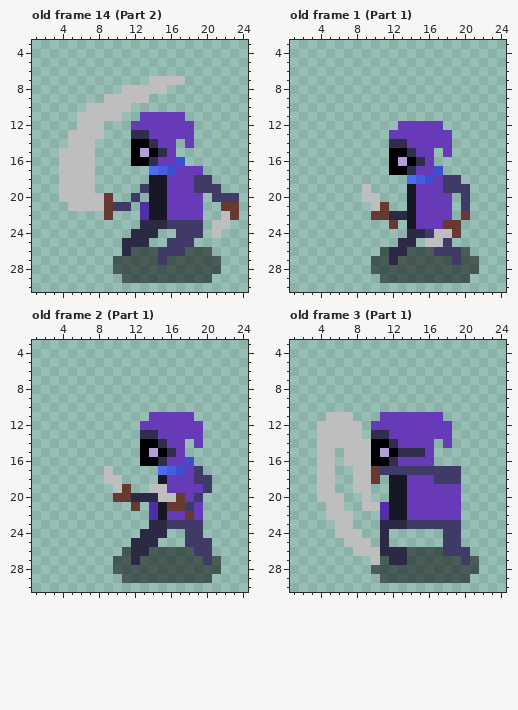
Pixel-art file -- Assets/Sprites/Asperite files/BasicAttack.aseprite. This is how it looked before the edit.
32x32 pixels, 24 frames. Shown: old frame 14 (Part 2): x 1..24, y 3..30; old frame 1 (Part 1): x 1..24, y 3..30; old frame 2 (Part 1): x 1..24, y 3..30; old frame 3 (Part 1): x 1..24, y 3..30. The commit also changed other frames, which this record leaves out.
After the commit:
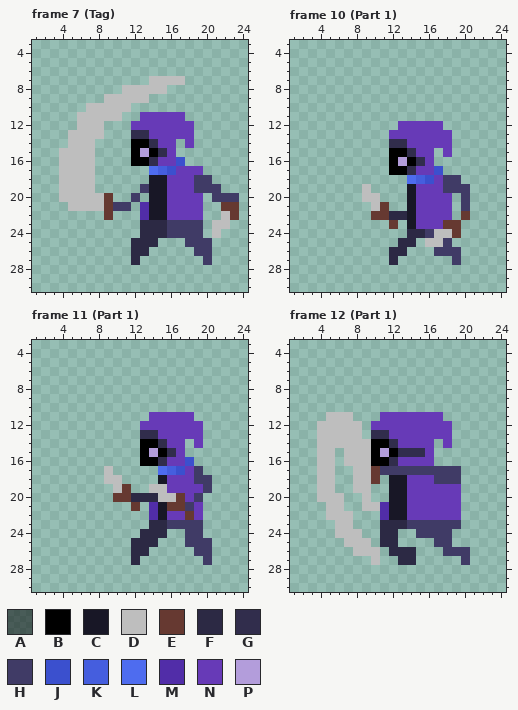
Palette (. is transparent): A #00000083  B #000000  C #181726  D #bebebe  E #663931  F #2c2944  G #312d4c  H #403b66  J #3b50ce  K #455ede  L #4e6cef  M #512da8  N #673ab7  P #b39ddb
A new or re-ordered frame is compared with the old frame closest to it.
The commit says: Attack move and new animations
Change:
layer "Layer 2" now hidden
frames re-ordered
Changed rows in their new state; - is an unchanged pixel.
Frame 7 (Tag) against old frame 14 (Part 2):
first column x 10:
24 --.--FH-----
25 -.--F-..-HH-
26 -.FF.....HH-
27 ..F.......H.
28 ............
29 -..........-
Frame 10 (Part 1) against old frame 1 (Part 1):
first column x 10:
26 -.--...---.-
27 ..-......-..
28 ............
29 -..........-
Frame 11 (Part 1) against old frame 2 (Part 1):
first column x 10:
26 -.--.....---
27 ..-.......-.
28 ............
29 -..........-
Frame 12 (Part 1) against old frame 3 (Part 1):
first column x 10:
24 --F--HHH-.--
25 --F----H-.--
26 -.--F...----
27 -..-F.....-.
28 ............
29 -..........-
